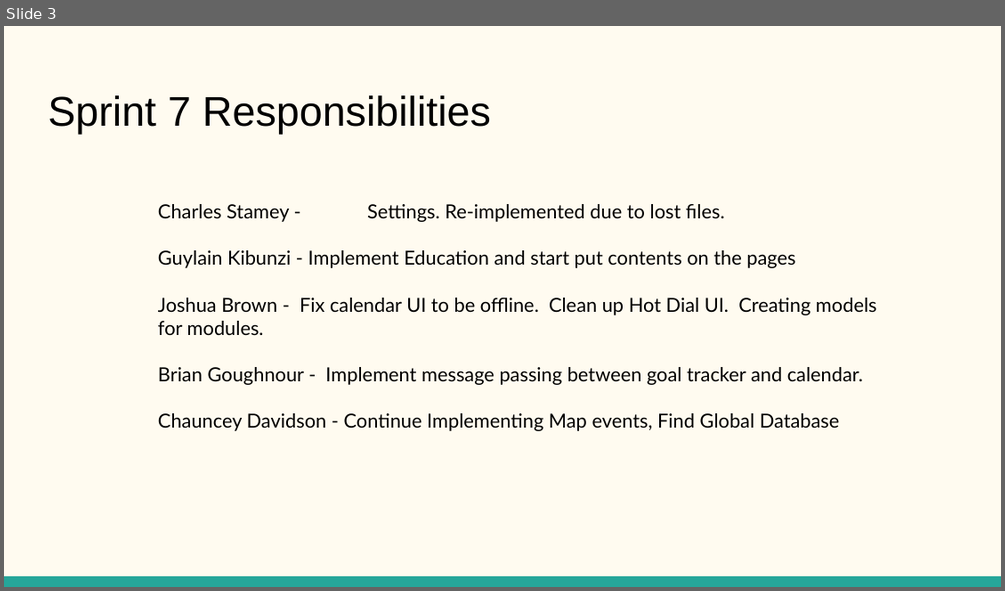
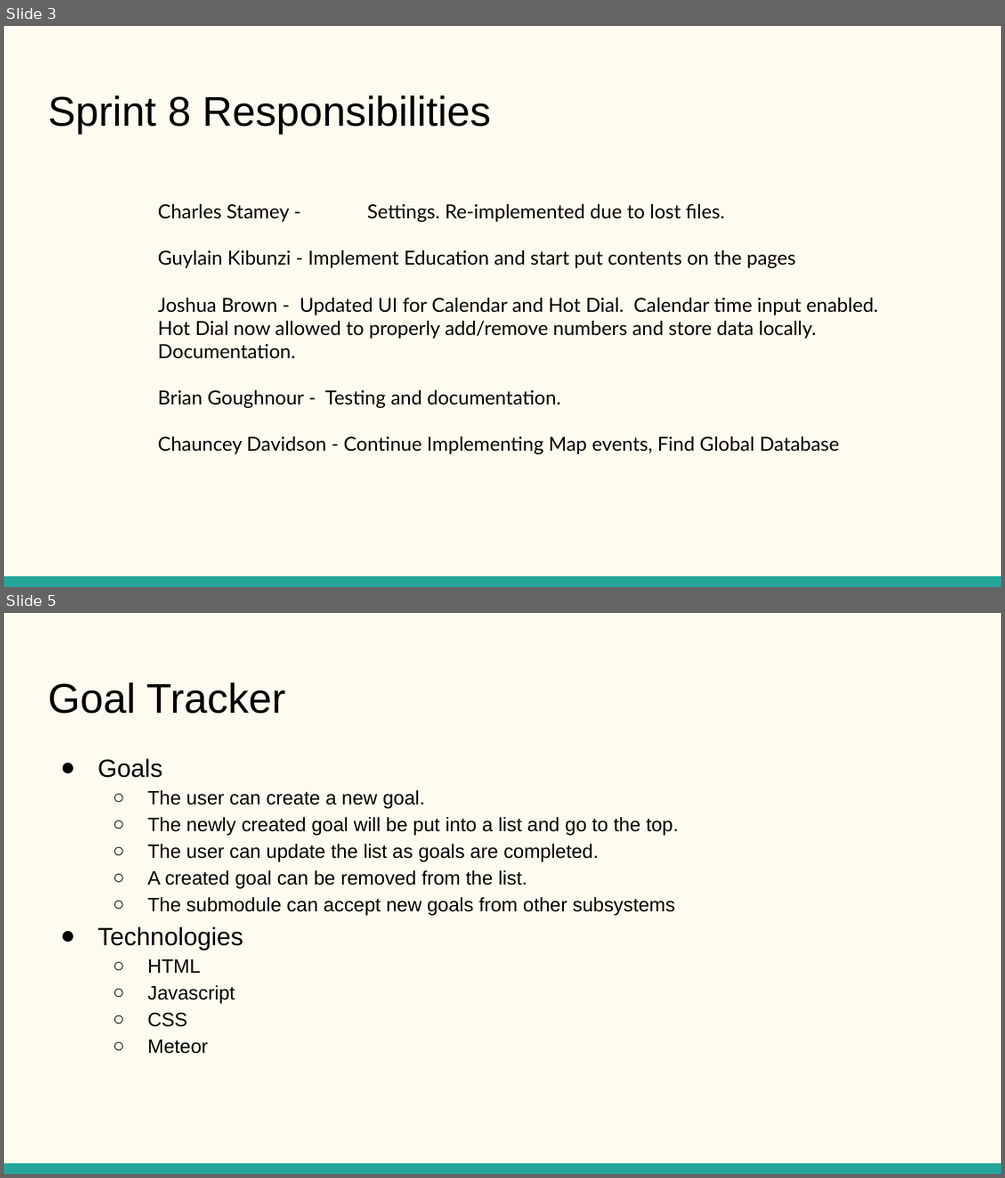
Before and after one commit to stevieclean/UNCG-CSE-Senior_Proj, a slide deck: presentation/Progress Report 7.pptx. Shown one above the other, each under a label of ours: slide 3 before the commit, slides 3 and 5 after it; the slides between them are not shown. The pictures are 1005x591 and 1005x1178 pixels, drawn with LibreOffice and Linux fonts; fonts in the diff are those of the drawing. Boxes give left, top, right and bottom in pixels: in the first picture for what was removed or moved away, otherwise in the second. Text is boxed around its words. In the diff, an @@ line names an element or a change of style, - is before the commit and + after.

```diff
--- a/presentation/Progress Report 7.pptx
+++ b/presentation/Progress Report 7.pptx
@@ slide 5 added at bbox=[4, 613, 1001, 1174], background #FFFBF0; not listed: 1 template element that a slide beside it also shows @@
@@ title added at bbox=[48, 682, 285, 714], 30 pt, text #000000 @@
+Goal Tracker
@@ text added at bbox=[97, 758, 678, 1054], 14 pt, text #000000 @@
+● Goals
+  ○ The user can create a new goal.
+  ○ The newly created goal will be put into a list and go to the top.
+  ○ The user can update the list as goals are completed.
+  ○ A created goal can be removed from the list.
+  ○ The submodule can accept new goals from other subsystems
+● Technologies
+  ○ HTML
+  ○ Javascript
+  ○ CSS
+  ○ Meteor
@@ slide 3 changed as well @@
@@ title at bbox=[48, 95, 491, 134]: text changed @@
-Sprint 7 Responsibilities
+Sprint 8 Responsibilities
@@ text at bbox=[158, 297, 878, 408]: text changed @@
-Joshua Brown - Fix calendar UI to be offline. Clean up Hot Dial UI. Creating models for modules.
-Brian Goughnour - Implement message passing between goal tracker and calendar.
+Joshua Brown - Updated UI for Calendar and Hot Dial. Calendar time input enabled. Hot Dial now allowed to properly add/remove numbers and store data locally. Documentation.
+Brian Goughnour - Testing and documentation.
```
Also in this commit, not shown: 2 other slides changed, 3 other slides added, 2 slides removed.
